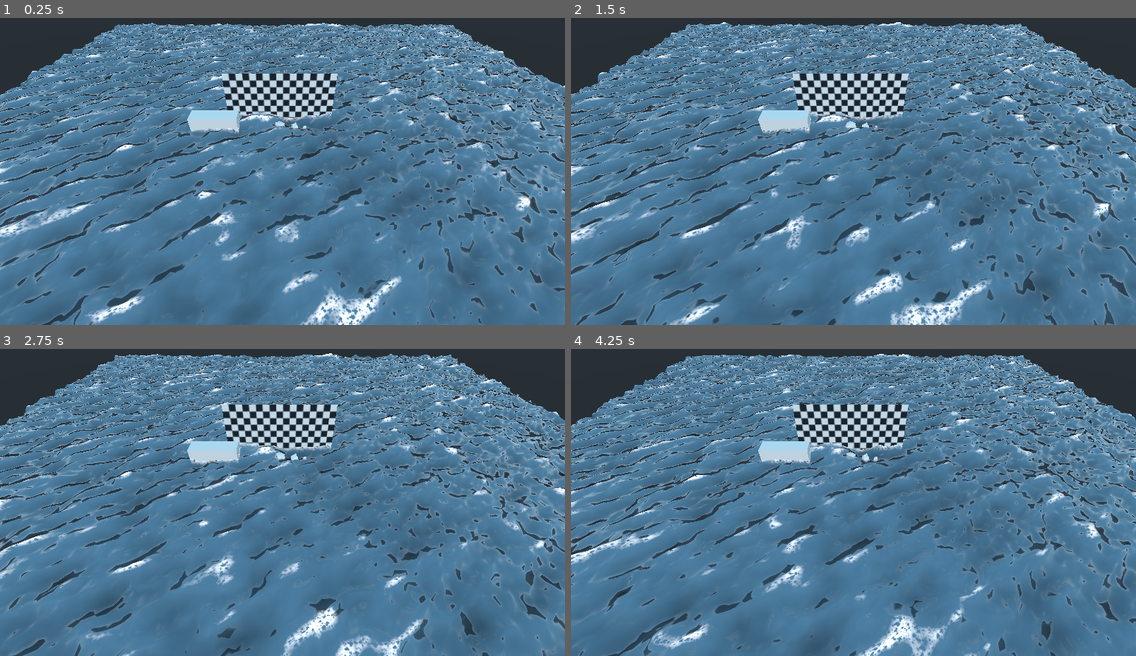
Above: before the commit, frames 1-4 (two rows, left to right).
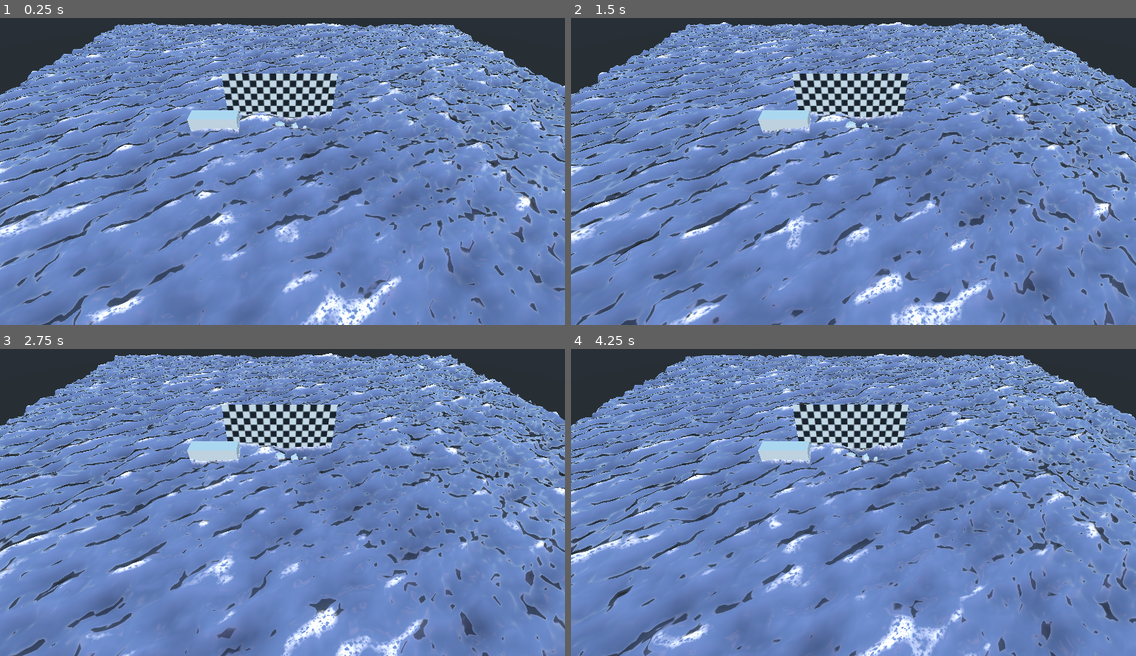
Above: after the commit, the same moments.

Repository: creikey/foamy-ocean
Game: Godot game, scene res://Main.tscn
The game is run twice, just before and just after one commit, with the same random seed, the same clock (stepped at 60 frames per second) and the same inputs.
Inputs:
- Up to frame 1 (0.25 s): no input
- Up to frame 2 (1.5 s): no input
- Up to frame 3 (2.75 s): no input
- Up to frame 4 (4.25 s): no input

The runs differ from the first frame. In frame 1, 78% of the frame differs, in the area x 0-100%, y 1-100%; in frame 2, 78%; in frame 3, 78%; in frame 4, 78%.

Commit message:
Add default color

Diff:
--- a/src/Main.tscn
+++ b/src/Main.tscn
@@ -9,14 +9,14 @@
 [ext_resource path="res://Ocean.gd" type="Script" id=7]
 [ext_resource path="res://checkerboard.png" type="Texture" id=8]
 
-[sub_resource type="ShaderMaterial" id=2]
+[sub_resource type="ShaderMaterial" id=1]
 shader = ExtResource( 5 )
 shader_param/wave_1 = Plane( 0.14, 0.29, 0.25, 18.93 )
 shader_param/wave_2 = Plane( 0.3, 0.35, 0.28, 12 )
 shader_param/wave_3 = Plane( 0.8, 3.18, 0.22, 9 )
 shader_param/noise_zoom = 0.22
 shader_param/noise_amp = 9.59
-shader_param/color = Color( 0.329412, 0.439216, 0.513726, 1 )
+shader_param/color = Color( 0.501961, 0.501961, 0.701961, 1 )
 shader_param/foam_level = 5.64
 shader_param/foam_scale = 114.32
 shader_param/foam_height = 6.61
@@ -25,13 +25,13 @@
 shader_param/PI = 3.14159
 shader_param/foam_texture = ExtResource( 6 )
 
-[sub_resource type="PlaneMesh" id=3]
-material = SubResource( 2 )
+[sub_resource type="PlaneMesh" id=2]
+material = SubResource( 1 )
 size = Vector2( 500, 500 )
 subdivide_width = 200
 subdivide_depth = 200
 
-[sub_resource type="Shader" id=4]
+[sub_resource type="Shader" id=3]
 code = "shader_type spatial;
 render_mode blend_mix,depth_draw_opaque,cull_back,diffuse_burley,specular_schlick_ggx,vertex_lighting;
 uniform vec4 albedo : hint_color;
--- a/src/ocean.shader
+++ b/src/ocean.shader
@@ -8,7 +8,7 @@
 uniform float noise_zoom = 0.22;
 uniform float noise_amp = 9.59;
 
-uniform vec4 color: hint_color;
+uniform vec4 color: hint_color = vec4(0.3411, 0.5333, 0.6627, 1.0);
 uniform float foam_level = 5.64;
 uniform sampler2D foam_texture;
 uniform float foam_scale = 114.32;
Not shown: 4 places in src/Main.tscn that only renumber resources
